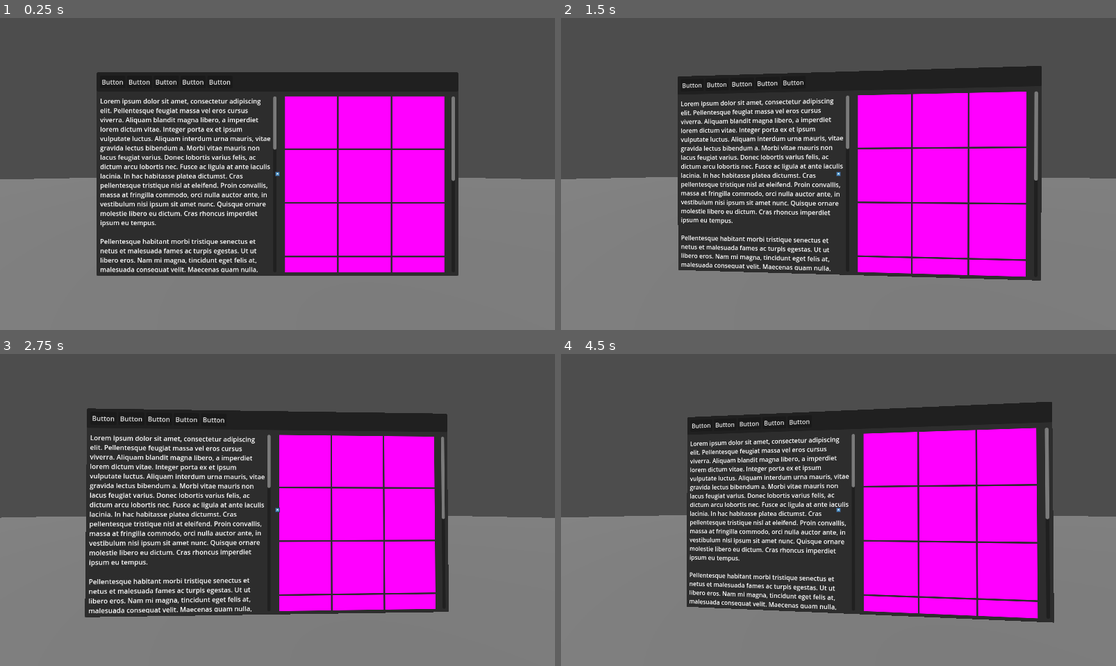
Above: before the commit, frames 1-4 (two rows, left to right).
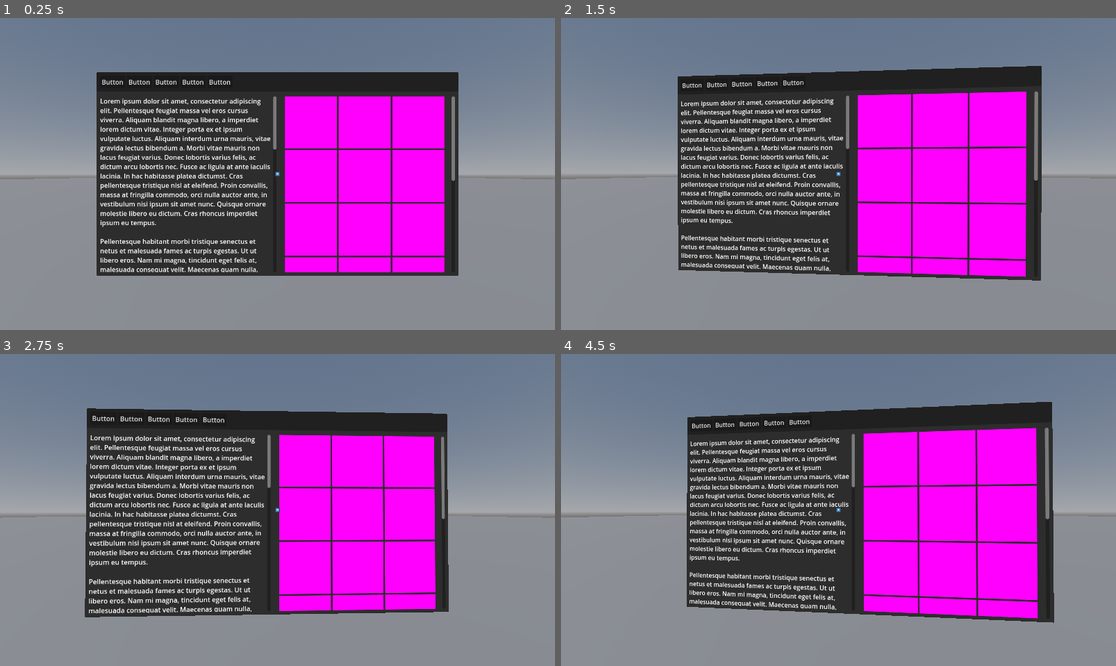
Above: after the commit, the same moments.

Repository: Decapitated/3D-Hud
Game: Godot game, scene res://test.tscn
Same seed, same stepped clock (60 frames per second), same inputs: the game is played once before the commit and once after it. The project has no main scene, so this scene is started directly. The engine's default icon, where the game draws it, is replaced by a stand-in: a white triangle on a blue panel in a dark square.
Inputs (mouse positions are in pixels of both pictures, inside the frame that each line leads up to):
- Up to frame 1 (0.25 s): no input
- Up to frame 2 (1.5 s): tap Enter at 0.5 s; move the mouse to (866, 174) at 0.52 s; tap Space at 1.25 s; move the mouse to (810, 174) at 1.27 s
- Up to frame 3 (2.75 s): tap Enter at 2 s; move the mouse to (288, 503) at 2.02 s
- Up to frame 4 (4.5 s): tap Space at 2.75, 4.25 s; move the mouse to (832, 516) at 2.77 s; tap Enter at 3.5 s; move the mouse to (877, 513) at 3.52 s; move the mouse to (794, 506) at 4.27 s

The runs differ from the first frame. In frame 1, 29% of the frame differs, in the area x 0-100%, y 0-52%; in frame 2, 29%; in frame 3, 30%, in the area x 0-100%, y 0-53%; in frame 4, 29%.

Commit message:
Enviroment

Diff:
--- /dev/null
+++ b/base_enviroment.tres
@@ -0,0 +1,10 @@
+[gd_resource type="Environment" load_steps=3 format=3 uid="uid://dri42eokspdkp"]
+
+[sub_resource type="ProceduralSkyMaterial" id="ProceduralSkyMaterial_0lkdp"]
+
+[sub_resource type="Sky" id="Sky_th0uw"]
+sky_material = SubResource("ProceduralSkyMaterial_0lkdp")
+
+[resource]
+background_mode = 2
+sky = SubResource("Sky_th0uw")
--- a/test.tscn
+++ b/test.tscn
@@ -1,10 +1,11 @@
-[gd_scene load_steps=11 format=3 uid="uid://ebxh0uc0j3hc"]
+[gd_scene load_steps=12 format=3 uid="uid://ebxh0uc0j3hc"]
 
 [ext_resource type="Script" path="res://camera_pivot.gd" id="1_0gi6u"]
 [ext_resource type="Script" path="res://hud_3d.gd" id="1_1r184"]
 [ext_resource type="Shader" path="res://ui_texture.gdshader" id="2_5kxsp"]
 [ext_resource type="PackedScene" uid="uid://clcgnsdadvfov" path="res://test_ui.tscn" id="2_glhle"]
 [ext_resource type="Texture2D" uid="uid://ckfrhcruh8ajs" path="res://icon.svg" id="5_m8sjb"]
+[ext_resource type="Environment" uid="uid://dri42eokspdkp" path="res://base_enviroment.tres" id="6_2w27q"]
 
 [sub_resource type="ViewportTexture" id="ViewportTexture_il1y5"]
 viewport_path = NodePath("Hud3D/SubViewport")
@@ -26,11 +27,19 @@
 
 [node name="Node3D" type="Node3D"]
 
-[node name="Node3D" type="Node3D" parent="."]
+[node name="Enviroment" type="Node" parent="."]
+
+[node name="DirectionalLight3D" type="DirectionalLight3D" parent="Enviroment"]
+transform = Transform3D(0.707107, 0.5, -0.5, 0, 0.707107, 0.707107, 0.707107, -0.5, 0.5, 0, 0, 0)
+
+[node name="WorldEnvironment" type="WorldEnvironment" parent="Enviroment"]
+environment = ExtResource("6_2w27q")
+
+[node name="CameraHolder" type="Node3D" parent="."]
 transform = Transform3D(1, 0, 0, 0, 1, 0, 0, 0, 1, 0, 1, 1)
 script = ExtResource("1_0gi6u")
 
-[node name="Camera3D" type="Camera3D" parent="Node3D"]
+[node name="Camera3D" type="Camera3D" parent="CameraHolder"]
 
 [node name="Hud3D" type="Area3D" parent="."]
 transform = Transform3D(1, 0, 0, 0, 1, 0, 0, 0, 1, 0, 1, 0)
@@ -50,22 +59,19 @@
 
 [node name="TestUI" parent="Hud3D/SubViewport" instance=ExtResource("2_glhle")]
 
-[node name="MeshInstance3D" type="MeshInstance3D" parent="."]
+[node name="Ground" type="MeshInstance3D" parent="."]
 mesh = SubResource("PlaneMesh_5msht")
 
-[node name="DirectionalLight3D" type="DirectionalLight3D" parent="."]
-transform = Transform3D(0.707107, 0.5, -0.5, 0, 0.707107, 0.707107, 0.707107, -0.5, 0.5, 0, 0, 0)
+[node name="Reticle" type="CanvasLayer" parent="."]
 
-[node name="CanvasLayer" type="CanvasLayer" parent="."]
-
-[node name="CenterContainer" type="CenterContainer" parent="CanvasLayer"]
+[node name="CenterContainer" type="CenterContainer" parent="Reticle"]
 anchors_preset = 15
 anchor_right = 1.0
 anchor_bottom = 1.0
 grow_horizontal = 2
 grow_vertical = 2
 
-[node name="TextureRect" type="TextureRect" parent="CanvasLayer/CenterContainer"]
+[node name="TextureRect" type="TextureRect" parent="Reticle/CenterContainer"]
 custom_minimum_size = Vector2(10, 10)
 layout_mode = 2
 texture = ExtResource("5_m8sjb")
